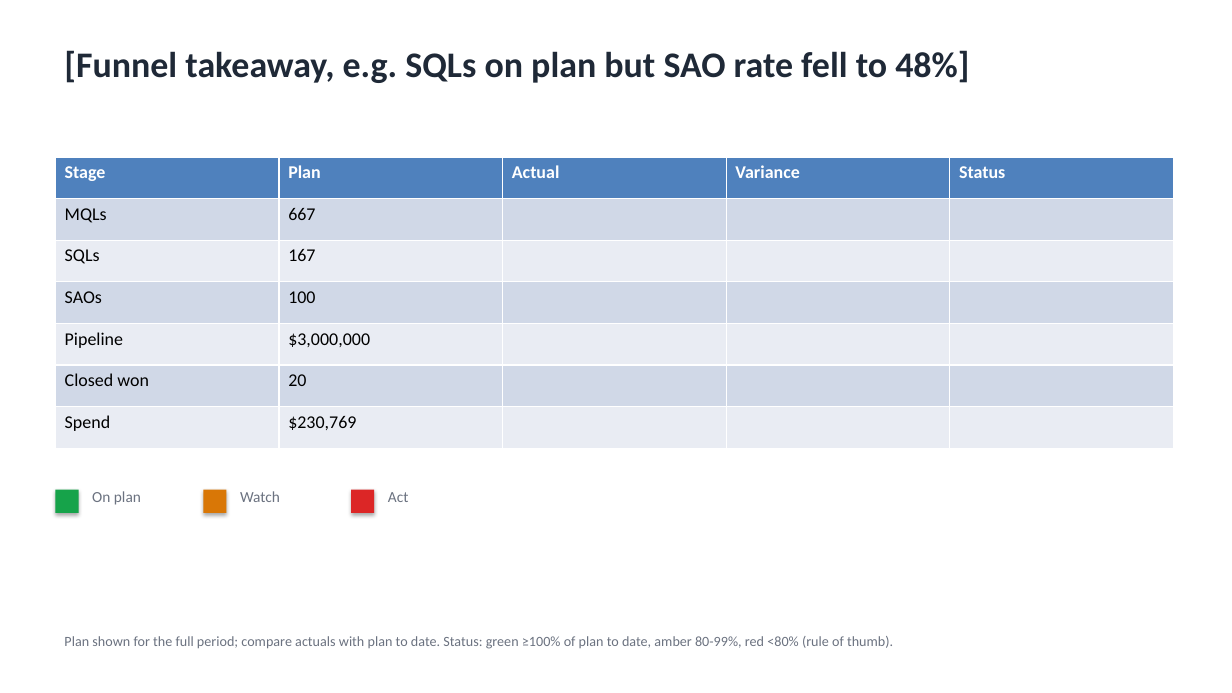
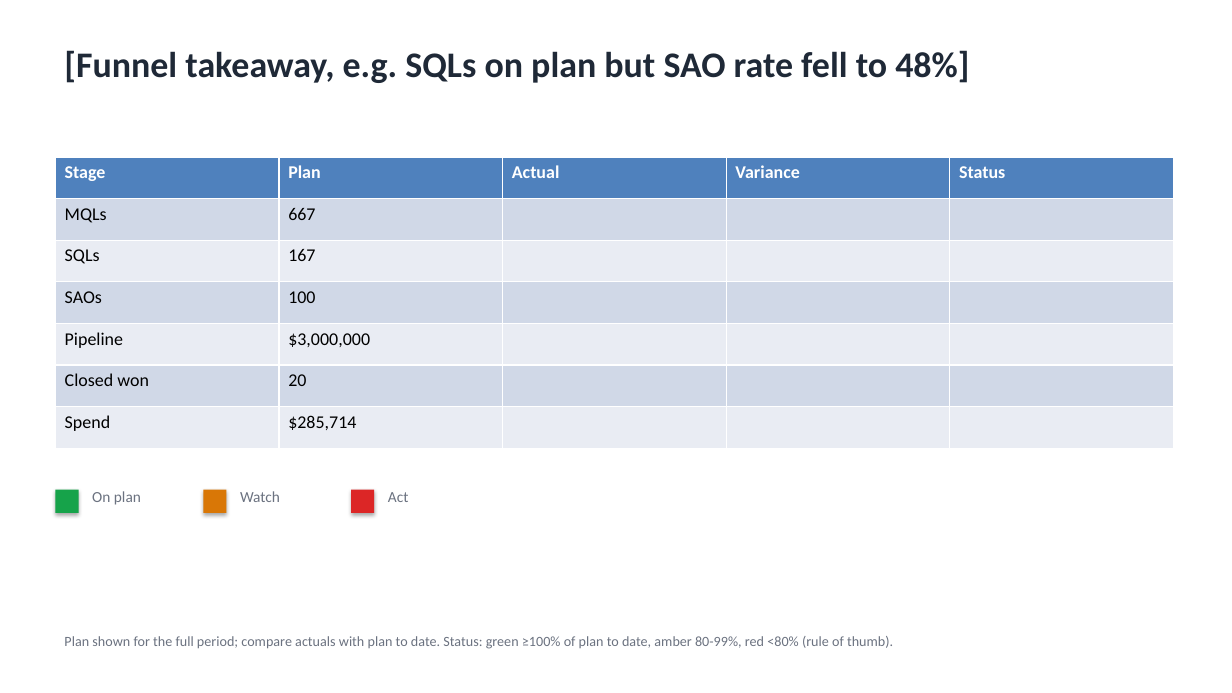
Before and after one commit to redavio/performance-marketing-playbook, a slide deck: slide 3 of examples/acme/slide-template.pptx. Drawn at 1232x693 pixels with LibreOffice and Linux fonts; fonts in the diff are those of the drawing. Boxes give left, top, right and bottom in pixels: in the first picture for what was removed or moved away, otherwise in the second. Text is boxed around its words. In the diff, an @@ line names an element or a change of style, - is before the commit and + after.

```diff
--- a/examples/acme/slide-template.pptx
+++ b/examples/acme/slide-template.pptx
@@ table at bbox=[55, 157, 1174, 448] @@
-row 7, column 2: $230,769
+row 7, column 2: $285,714
```
Also in this commit, not shown: 3 other slides changed, 12 other files.
